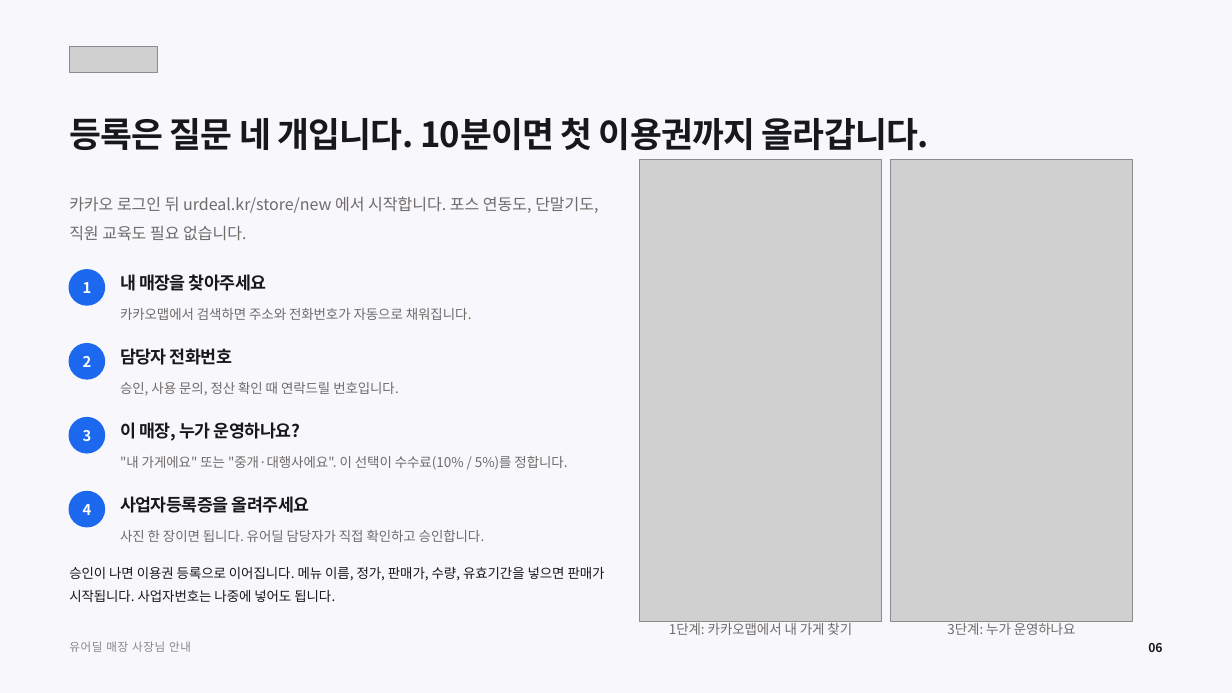
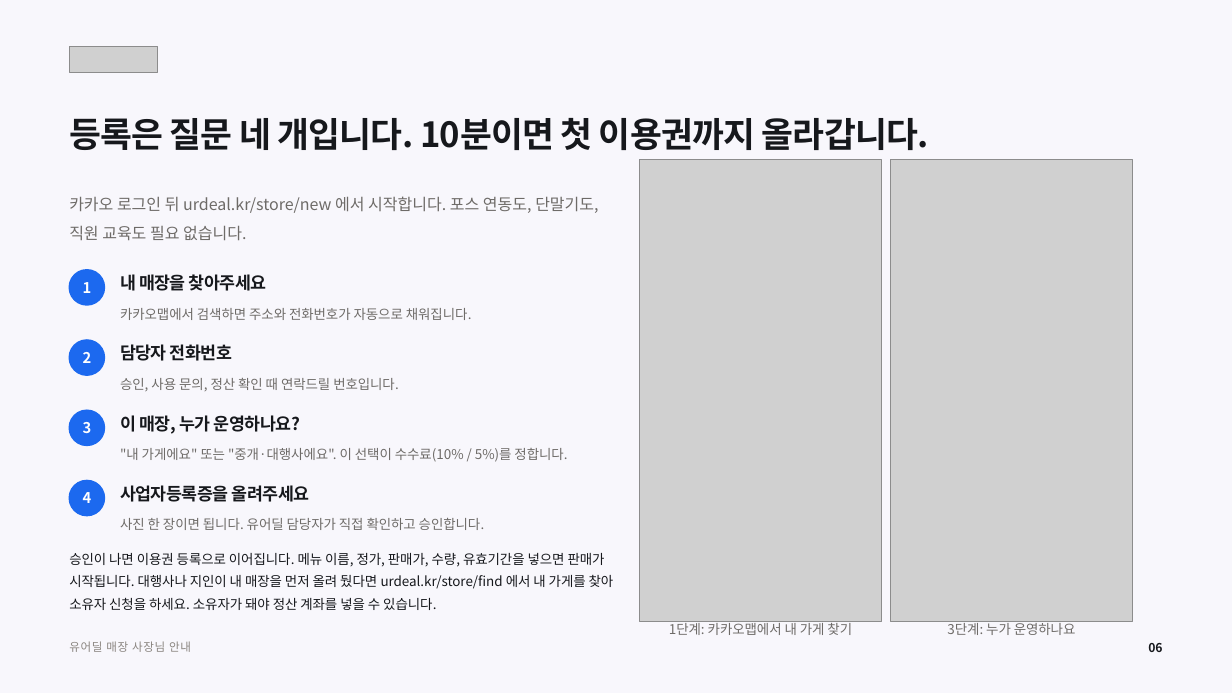
Before and after one commit to tobe2111/ur-live, a slide deck: slide 6 of docs/business/proposals/urdeal-store-owner-deck.pptx. Drawn at 1232x693 pixels with LibreOffice and Linux fonts; fonts in the diff are those of the drawing; grey boxes stand for pictures. Boxes give left, top, right and bottom in pixels: in the first picture for what was removed or moved away, otherwise in the second. Text is boxed around its words. In the diff, an @@ line names an element or a change of style, - is before the commit and + after.

```diff
--- a/docs/business/proposals/urdeal-store-owner-deck.pptx
+++ b/docs/business/proposals/urdeal-store-owner-deck.pptx
@@ 5 texts, 1 ellipse moved together from (x1=69, y1=344, x2=567, y2=470) to (x1=69, y1=340, x2=567, y2=462) @@
@@ 4 texts, 2 ellipses moved together from (x1=69, y1=418, x2=485, y2=542) to (x1=69, y1=410, x2=485, y2=530) @@
@@ text at (x1=69, y1=553, x2=614, y2=610): text changed @@
-승인이 나면 이용권 등록으로 이어집니다. 메뉴 이름, 정가, 판매가, 수량, 유효기간을 넣으면 판매가 시작됩니다. 사업자번호는 나중에 넣어도 됩니다.
+승인이 나면 이용권 등록으로 이어집니다. 메뉴 이름, 정가, 판매가, 수량, 유효기간을 넣으면 판매가 시작됩니다. 대행사나 지인이 내 매장을 먼저 올려 뒀다면 urdeal.kr/store/find 에서 내 가게를 찾아 소유자 신청을 하세요. 소유자가 돼야 정산 계좌를 넣을 수 있습니다.
```
Also in this commit, not shown: 2 other slides changed, 1 slide added, 12 other files.
